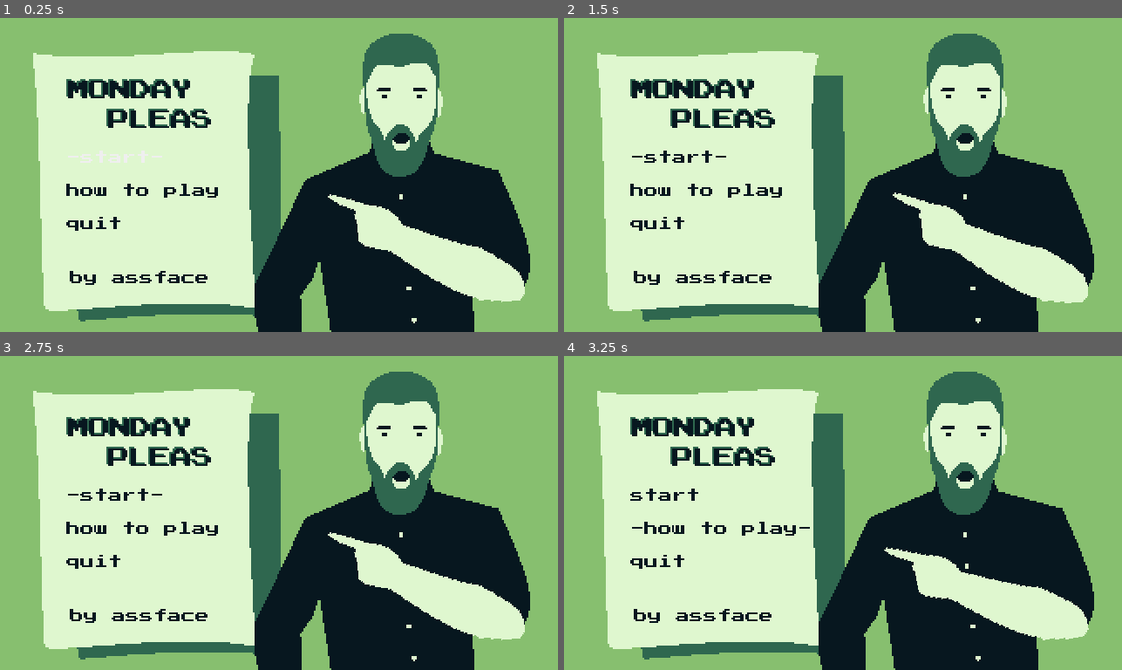
Above: before the commit, frames 1-4 (two rows, left to right).
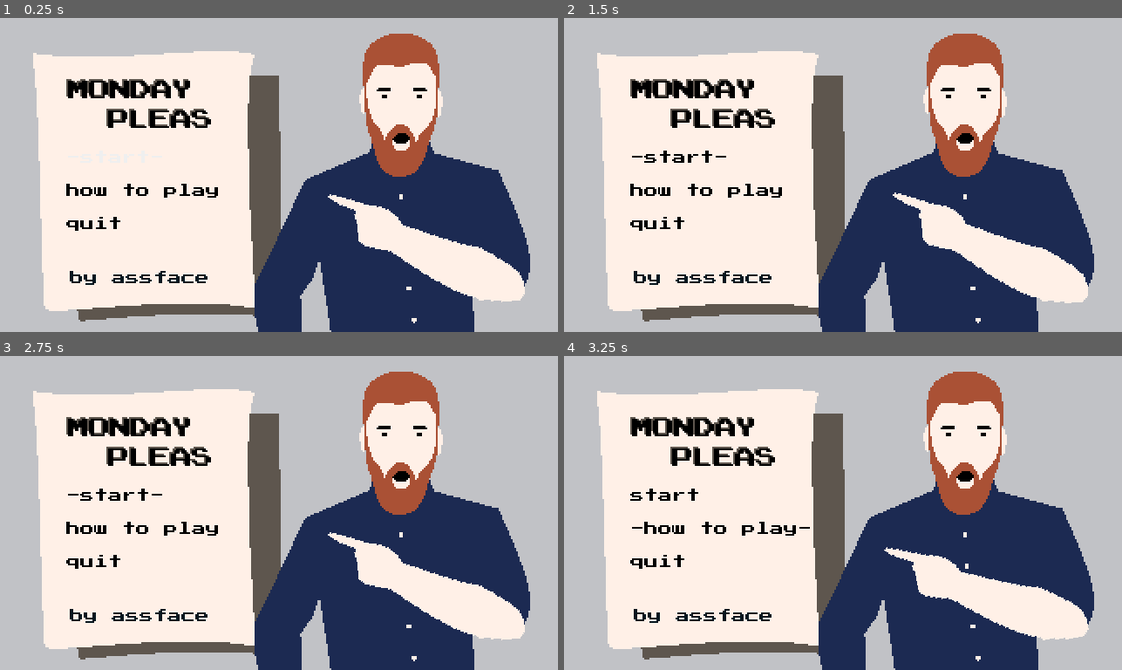
Above: after the commit, the same moments.

Repository: qhoang85/LD47
Game: Godot game, scene res://menus/start_menu.tscn
Same seed, same stepped clock (60 frames per second), same inputs: the game is played once before the commit and once after it. The project has no main scene, so this scene is started directly.
Inputs:
- Up to frame 1 (0.25 s): no input
- Up to frame 2 (1.5 s): click "-start-" at 0.5 s; click "-start-" at 1.25 s
- Up to frame 3 (2.75 s): click "-start-" at 2 s
- Up to frame 4 (3.25 s): click "how to play" at 2.75 s

The runs differ from the first frame. In frame 1, 99% of the frame differs, in the area x 0-100%, y 0-100%; in frame 2, 100%; in frame 3, 100%; in frame 4, 100%.

Commit message:
Pico8Palette

Diff:
--- a/menus/start_menu.tscn
+++ b/menus/start_menu.tscn
@@ -63,9 +63,9 @@
 focus_neighbour_top = NodePath("../Quit")
 custom_styles/focus = SubResource( 1 )
 custom_fonts/font = ExtResource( 1 )
-custom_colors/font_color = Color( 0.0313726, 0.0941176, 0.12549, 1 )
-custom_colors/font_color_hover = Color( 0.0313726, 0.0941176, 0.12549, 1 )
-custom_colors/font_color_pressed = Color( 0.0313726, 0.0941176, 0.12549, 1 )
+custom_colors/font_color = Color( 0, 0, 0, 1 )
+custom_colors/font_color_hover = Color( 0, 0, 0, 1 )
+custom_colors/font_color_pressed = Color( 0, 0, 0, 1 )
 text = "-start-"
 flat = true
 align = 0
@@ -76,9 +76,9 @@
 margin_bottom = 34.0
 custom_styles/focus = SubResource( 2 )
 custom_fonts/font = ExtResource( 1 )
-custom_colors/font_color = Color( 0.0313726, 0.0941176, 0.12549, 1 )
-custom_colors/font_color_hover = Color( 0.0313726, 0.0941176, 0.12549, 1 )
-custom_colors/font_color_pressed = Color( 0.0313726, 0.0941176, 0.12549, 1 )
+custom_colors/font_color = Color( 0, 0, 0, 1 )
+custom_colors/font_color_hover = Color( 0, 0, 0, 1 )
+custom_colors/font_color_pressed = Color( 0, 0, 0, 1 )
 text = "how to play"
 flat = true
 align = 0
@@ -90,9 +90,9 @@
 focus_neighbour_bottom = NodePath("../Start")
 custom_styles/focus = SubResource( 3 )
 custom_fonts/font = ExtResource( 1 )
-custom_colors/font_color = Color( 0.0313726, 0.0941176, 0.12549, 1 )
-custom_colors/font_color_hover = Color( 0.0313726, 0.0941176, 0.12549, 1 )
-custom_colors/font_color_pressed = Color( 0.0313726, 0.0941176, 0.12549, 1 )
+custom_colors/font_color = Color( 0, 0, 0, 1 )
+custom_colors/font_color_hover = Color( 0, 0, 0, 1 )
+custom_colors/font_color_pressed = Color( 0, 0, 0, 1 )
 text = "quit"
 flat = true
 align = 0
Binary file changed: menus/start_menu_main.png
Binary file changed: menus/start_menu_pointer.png
